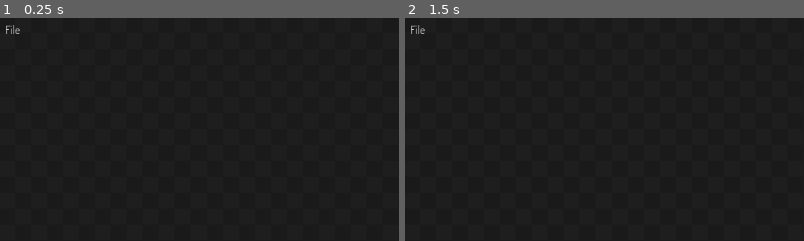
Above: before the commit, frames 1-2 (left to right).
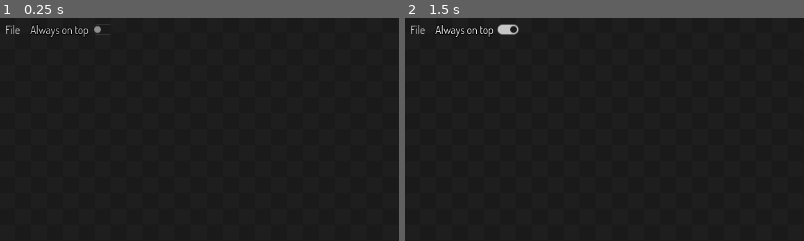
Above: after the commit, the same moments.

Repository: sockeye-d/image-viewer
Game: Godot game, scene res://main.tscn
The game is run twice, just before and just after one commit, with the same random seed, the same clock (stepped at 60 frames per second) and the same inputs.
Inputs (mouse positions are % of the whole screen's width and height, from its top left):
- Up to frame 1 (0.25 s): no input
- Up to frame 2 (1.5 s): click (9, 3) at 0.5 s, where only the run after the commit has a clickable "Always on top"; click "Bicubic" at 1.25 s
The pictures show only the part of the screen within x 0-50%, y 0-50%; the shares and areas given below are measured in that part.

The runs differ from the first frame. In frame 1, 0.3% of the frame differs, in the area x 7-26%, y 3-9%; in frame 2, 0.5%, in the area x 7-29%, y 2-9%.

Commit message:
Fixed some more bugs (mostly the always on top switch no longer working in the PopupMenu)

Diff:
--- a/main.gd
+++ b/main.gd
@@ -95,9 +95,6 @@
 			DisplayServer.clipboard_set(path_btn.text)
 		2:
 			load_from_clipboard()
-		3:
-			$MarginContainer/TopMenu/TopMenu/File.set_item_checked(2, not $MarginContainer/TopMenu/TopMenu/File.is_item_checked(2))
-			get_window().always_on_top = $MarginContainer/TopMenu/TopMenu/File.is_item_checked(2)
 
 
 func _on_texture_filter_options_item_selected(index: int) -> void:
@@ -135,3 +132,7 @@
 	if path:
 		if _get_ext(path) in valid_exts:
 			set_image_from_file(path)
+
+
+func _on_check_button_toggled(toggled_on: bool) -> void:
+	get_window().always_on_top = toggled_on
--- a/main.tscn
+++ b/main.tscn
@@ -92,17 +92,18 @@
 title = "File"
 size = Vector2i(133, 100)
 hide_on_checkable_item_selection = false
-item_count = 4
+item_count = 3
 item_0/text = "Open"
 item_0/id = 1
 item_1/text = "Copy path"
 item_1/id = 3
 item_2/text = "Paste"
 item_2/id = 0
-item_3/text = "Always on top"
-item_3/checkable = 1
-item_3/id = 2
 script = ExtResource("6_ep5gd")
+
+[node name="CheckButton" type="CheckButton" parent="MarginContainer/TopMenu"]
+layout_mode = 2
+text = "Always on top"
 
 [node name="BottomMenuLeft" type="HBoxContainer" parent="MarginContainer"]
 layout_mode = 2
@@ -112,6 +113,7 @@
 [node name="PathButton" type="Button" parent="MarginContainer/BottomMenuLeft"]
 unique_name_in_owner = true
 layout_mode = 2
+tooltip_text = "Click to copy to clipboard"
 text = "N/A"
 flat = true
 
@@ -121,6 +123,7 @@
 [node name="MetaButton" type="Button" parent="MarginContainer/BottomMenuLeft"]
 unique_name_in_owner = true
 layout_mode = 2
+tooltip_text = "Click to copy to clipboard"
 text = "N/A"
 flat = true
 
@@ -132,6 +135,7 @@
 
 [node name="TextureFilterOptions" type="OptionButton" parent="MarginContainer/BottomMenuRight"]
 layout_mode = 2
+tooltip_text = "Texture filter type"
 flat = true
 item_count = 3
 selected = 2
@@ -162,6 +166,7 @@
 
 [connection signal="gui_input" from="ScrollContainer" to="." method="_on_scroll_container_gui_input"]
 [connection signal="index_pressed" from="MarginContainer/TopMenu/TopMenu/File" to="." method="_on_file_index_pressed"]
+[connection signal="toggled" from="MarginContainer/TopMenu/CheckButton" to="." method="_on_check_button_toggled"]
 [connection signal="item_selected" from="MarginContainer/BottomMenuRight/TextureFilterOptions" to="." method="_on_texture_filter_options_item_selected"]
 [connection signal="pressed" from="MarginContainer/BottomMenuRight/ZoomButton" to="." method="_on_zoom_button_pressed"]
 [connection signal="file_selected" from="FileDialog" to="." method="_on_file_dialog_file_selected"]
